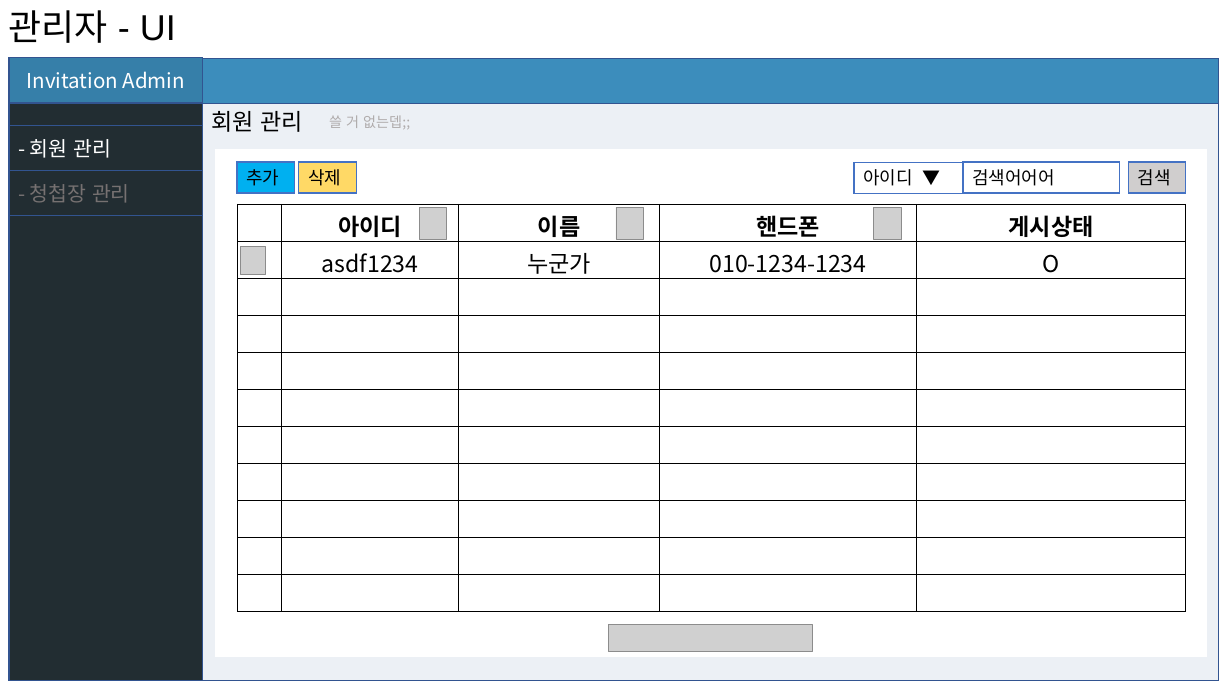
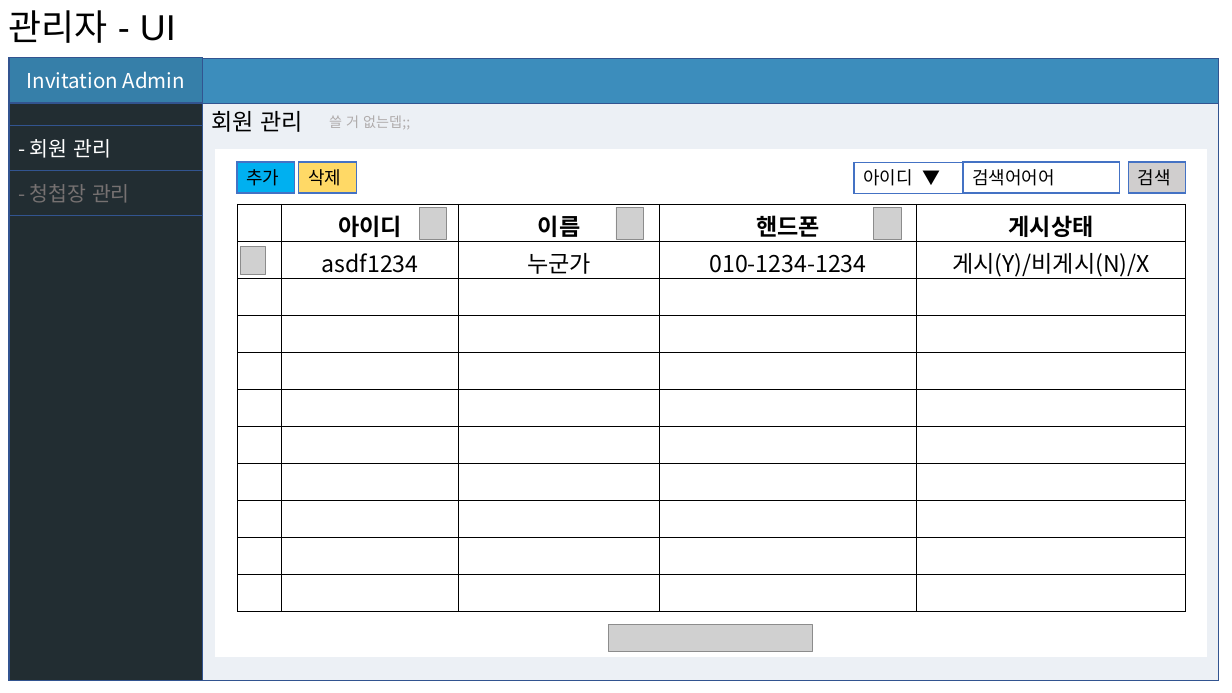
Before and after one commit to KihyunLim/Invitation_Admin, a slide deck: slide 4 of supplement/invitation.pptx. Drawn at 1232x693 pixels with LibreOffice and Linux fonts; fonts in the diff are those of the drawing; grey boxes stand for pictures; background and template pictures are left out. Boxes give left, top, right and bottom in pixels: in the first picture for what was removed or moved away, otherwise in the second. Text is boxed around its words. In the diff, an @@ line names an element or a change of style, - is before the commit and + after.

```diff
--- a/supplement/invitation.pptx
+++ b/supplement/invitation.pptx
@@ table at (238, 204, 1188, 611) @@
-row 2, column 5: O
+row 2, column 5: 게시(Y)/비게시(N)/X
```
Also in this commit, not shown: 1 other slide changed, 11 other files.
